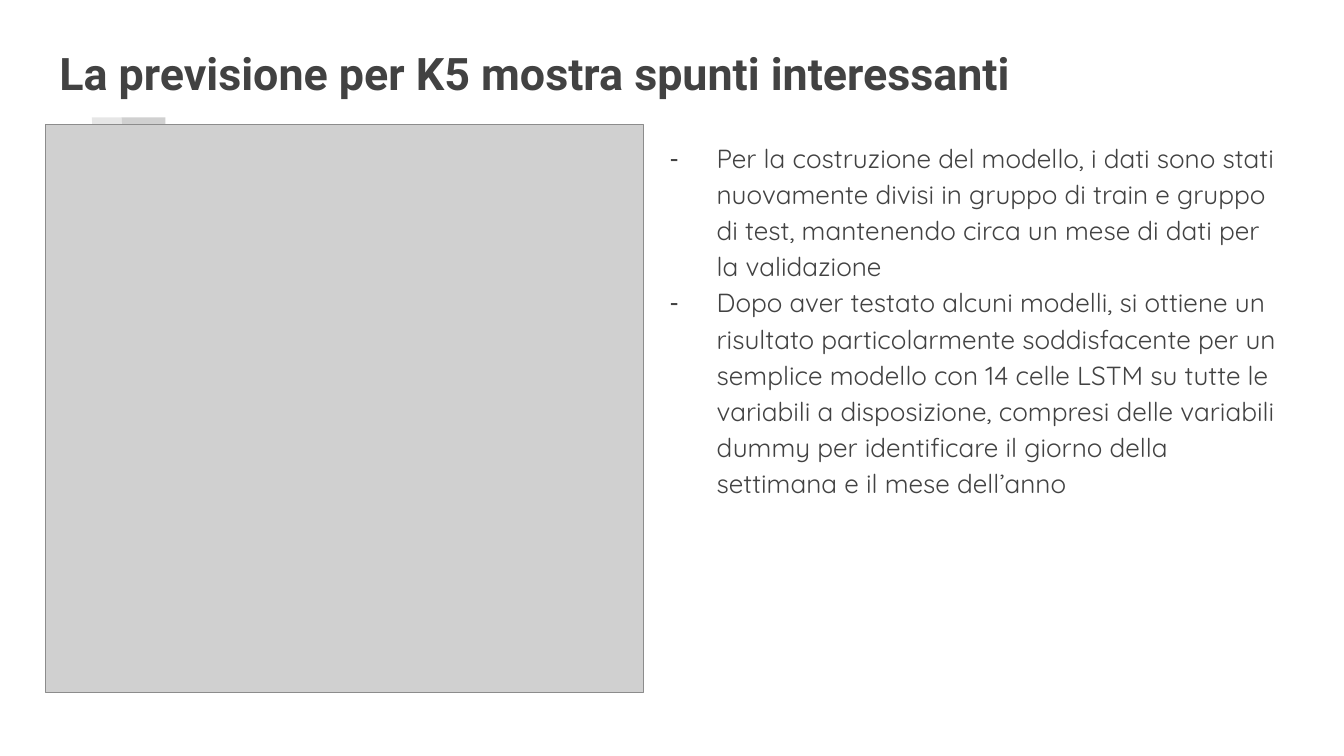
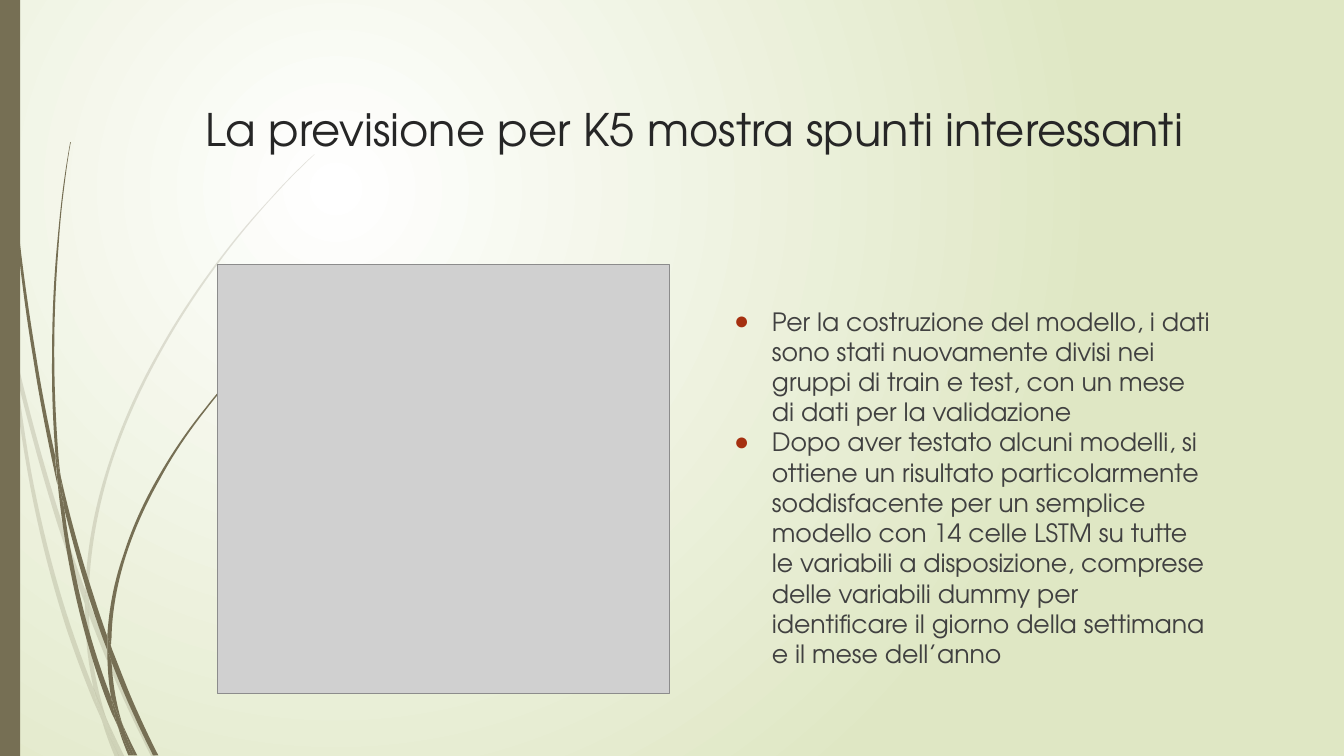
Before and after one commit to lynkx21/BB, a slide deck: slide 25 of BitBang.pptx (slide 21 before the commit). Drawn at 1344x756 pixels with LibreOffice and Linux fonts; fonts in the diff are those of the drawing; grey boxes stand for pictures. Boxes give left, top, right and bottom in pixels: in the first picture for what was removed or moved away, otherwise in the second. Text is boxed around its words. In the diff, an @@ line names an element or a change of style, - is before the commit and + after.

```diff
--- a/BitBang.pptx
+++ b/BitBang.pptx
@@ background #FFFFFF to gradient #FFFFFF to #DFE8C4 @@
@@ rectangle added at (x1=0, y1=0, x2=20, y2=755), fill #766F54 @@
@@ pie slice (boxed as its full ellipse) removed at (x1=91, y1=44, x2=238, y2=191) @@
@@ pie slice (boxed as its full ellipse) removed at (x1=122, y1=74, x2=210, y2=161) @@
@@ title "La previsione per K5 mostra ..." moved from (x1=59, y1=57, x2=1010, y2=99) to (x1=205, y1=113, x2=1183, y2=155) @@
@@ title "La previsione per K5 mostra ..." at (x1=205, y1=113, x2=1183, y2=155): font Roboto to TeX Gyre Adventor, text colour #424242 to #262626, bold off @@
@@ picture resized from (x1=46, y1=125, x2=644, y2=692) to (x1=218, y1=265, x2=669, y2=694) @@
@@ text at (x1=772, y1=312, x2=1210, y2=664): text changed; size 14 to 13.5 pt; font Quicksand to TeX Gyre Adventor; text colour #424242 to #404040 @@
-– Per la costruzione del modello, i dati sono stati nuovamente divisi in gruppo di train e gruppo di test, mantenendo circa un mese di dati per la validazione
-– Dopo aver testato alcuni modelli, si ottiene un risultato particolarmente soddisfacente per un semplice modello con 14 celle LSTM su tutte le variabili a disposizione, compresi delle variabili dummy per identificare il giorno della settimana e il mese dell’anno
+● Per la costruzione del modello, i dati sono stati nuovamente divisi nei gruppi di train e test, con un mese di dati per la validazione
+● Dopo aver testato alcuni modelli, si ottiene un risultato particolarmente soddisfacente per un semplice modello con 14 celle LSTM su tutte le variabili a disposizione, comprese delle variabili dummy per identificare il giorno della settimana e il mese dell’anno
@@ group added at (x1=0, y1=155, x2=314, y2=756): 10 freeform shapes @@
@@ group added at (x1=3, y1=0, x2=263, y2=756): 12 freeform shapes @@
```
Also in this commit, not shown: 24 other slides changed, 6 slides added, 1 slide removed.
